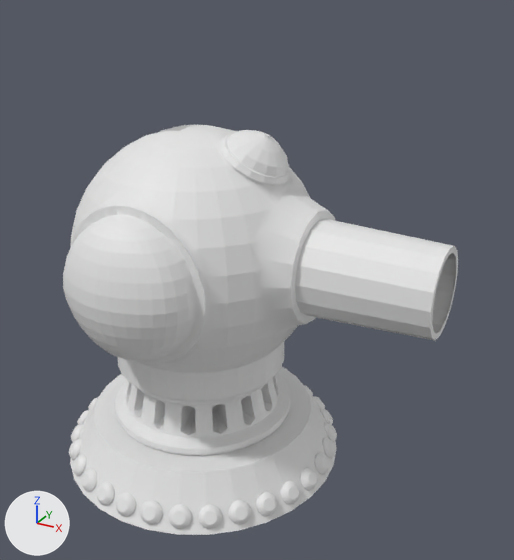
The FBX model Assets/FBX Import/Low Poly/LP_GPE_Turret.fbx as it was, and as the next commit left it.
Camera for both pictures: a 50 mm camera at (1.51, -2.25, 1.98) aimed at (0.25, 0.03, 0.84). The lights are fixed; the arrows at lower left show +X, +Y and +Z. Where no turn or scale is listed for an object, it has been applied to the vertices.

Objects in the first picture: 'Bolt', 'Turret', 'Turret.002'.
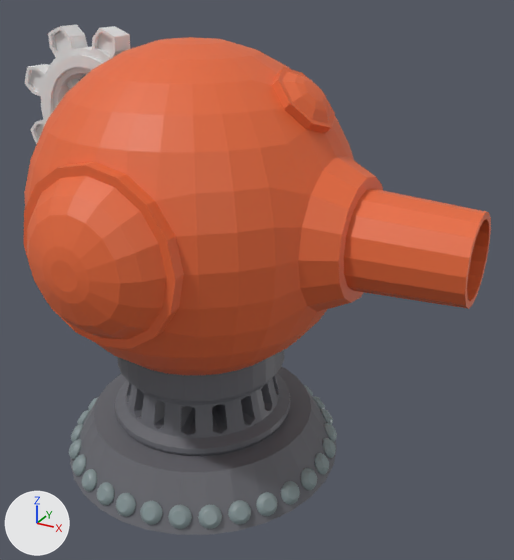
The newer file is also turned or shifted as a whole; pictures and numbers use the older file's frame.

Boxes [x1, y1, x2, y2] around the edits, measured in the pictures (514 x 560 px):
'Sphere', added (orange)
    after: [24, 37, 491, 375]
'Turret.002', deleted
    before: [63, 125, 458, 373]
'Bolt', recoloured (white to grey)
    both: [69, 385, 337, 529]
'Gear', added
    after: [25, 25, 130, 144]
part 1 of me_cylinder_006, recoloured (white to grey)
    both: [70, 350, 337, 535]

What the commit changed:
Material 'MT_Turret_Base' (mat_mt_turret_base) is new.
Its base color is (0.136, 0.138, 0.157) (dark grey #67686e).
Material 'MT_Turret_Bolts' (mat_mt_turret_bolts) is new.
Its base color is (0.229, 0.295, 0.303) (grey #849496).
Its roughness is 0.4.
Material 'MT_Turret_Head' (mat_mt_turret_head) is new.
Its base color is (0.8, 0.142, 0.0417) (orange #e7693a).
Material 'MT_Turret_Cogwheel' (mat_mt_turret_cogwheel) is new.
Its base color is (0.8, 0.8, 0.8) (white #e7e7e7).
me_cylinder_006 is used by ob_turret; location (0.0, 0.0, 0.0).
me_cylinder_006 had 672 vertices, 640 faces and spanned x -0.6..0.6, y -0.6..0.6, z 0.0..0.567.
me_cylinder_006 now has 866 vertices, 896 faces and spans x -0.6..0.6, y -0.6..0.6, z 0.0..0.567.
me_cylinder_006 part 1: 640 faces spanning x -0.6..0.6, y -0.6..0.6, z 0.0..0.567 switch from no material to mat_mt_turret_base (dark grey #67686e).
me_bolt_001 has 4587 vertices, 3966 faces and spans x -0.6..0.599, y -0.6..0.597, z 0.018..0.098.
me_bolt_001 now uses material mat_mt_turret_bolts (grey #849496).
Mesh me_sphere is new.
It has 890 vertices, 948 faces and spans x -0.65..1.1, y -0.75..0.75, z -0.65..0.65.
It uses material mat_mt_turret_head (orange #e7693a).
Mesh me_gear is new.
It has 1072 vertices, 1092 faces and spans x -0.329..0.329, y -0.062..0.062, z -0.329..0.329.
It uses material mat_mt_turret_cogwheel (white #e7e7e7).
Object 'Turret.002' (ob_turret_002) is deleted.
Object 'Sphere' (ob_sphere) is new; it shows me_sphere.
Its location is (0.0, 0.0, 1.1).
Object 'Gear' (ob_gear) is new; it shows me_gear.
Its location is (-0.475, -0.001, 1.442).
